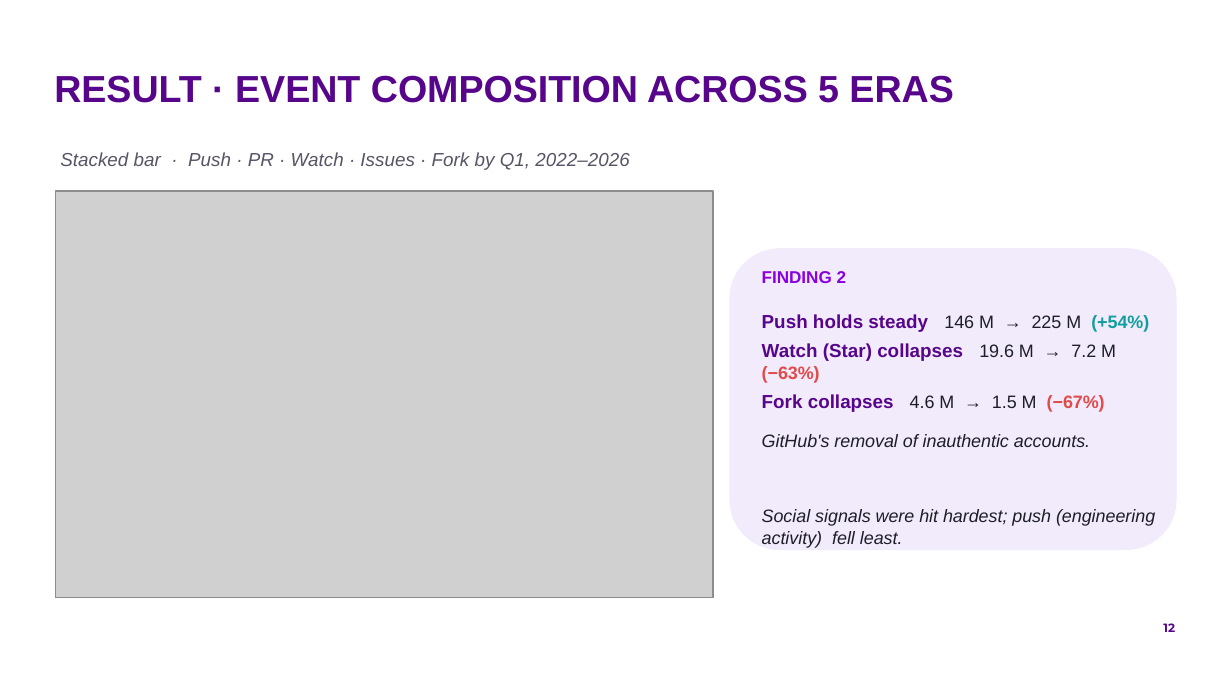
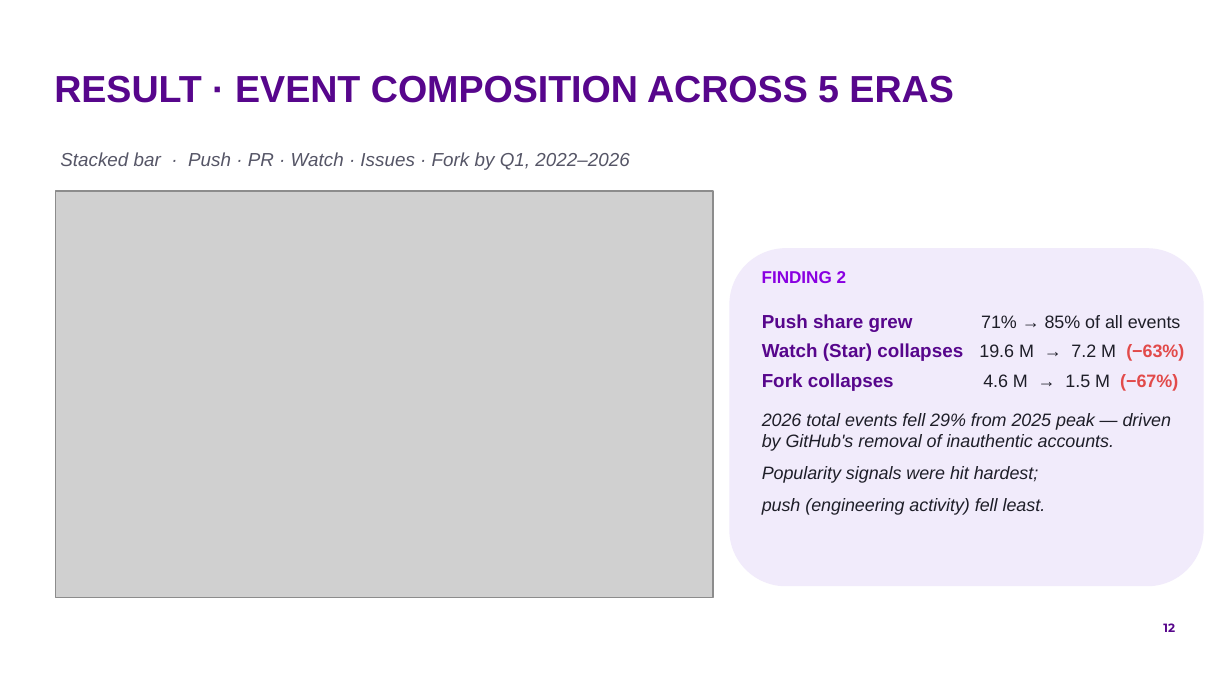
Before and after one commit to by2566-hash/OSS_Pulse, a slide deck: slide 12 of report/presentation/group9_oss_pulse.pptx. Drawn at 1232x693 pixels with LibreOffice and Linux fonts; fonts in the diff are those of the drawing; grey boxes stand for pictures; background and template pictures are left out. Boxes give left, top, right and bottom in pixels: in the first picture for what was removed or moved away, otherwise in the second. Text is boxed around its words. In the diff, an @@ line names an element or a change of style, - is before the commit and + after.

Commit message:
Add presentation scripts (ZH/EN) and finalize slides

```diff
--- a/report/presentation/group9_oss_pulse.pptx
+++ b/report/presentation/group9_oss_pulse.pptx
@@ rounded rectangle: place and size @@
-rounded rectangle at (729, 249, 1177, 551)
+rounded rectangle at (729, 248, 1204, 585)
@@ text at (762, 314, 1181, 332): text changed; size 11 to 10.5 pt; text colour #57068C to #1E1E28; bold off @@
-Push holds steady 146 M → 225 M (+54%)
+Push share grew 71% → 85% of all events
@@ text at (762, 413, 1172, 515): text changed @@
-GitHub's removal of inauthentic accounts.
-Social signals were hit hardest; push (engineering activity) fell least.
+2026 total events fell 29% from 2025 peak — driven by GitHub's removal of inauthentic accounts.
+Popularity signals were hit hardest;
+push (engineering activity) fell least.
```
Also in this commit, not shown: 3 other files.
